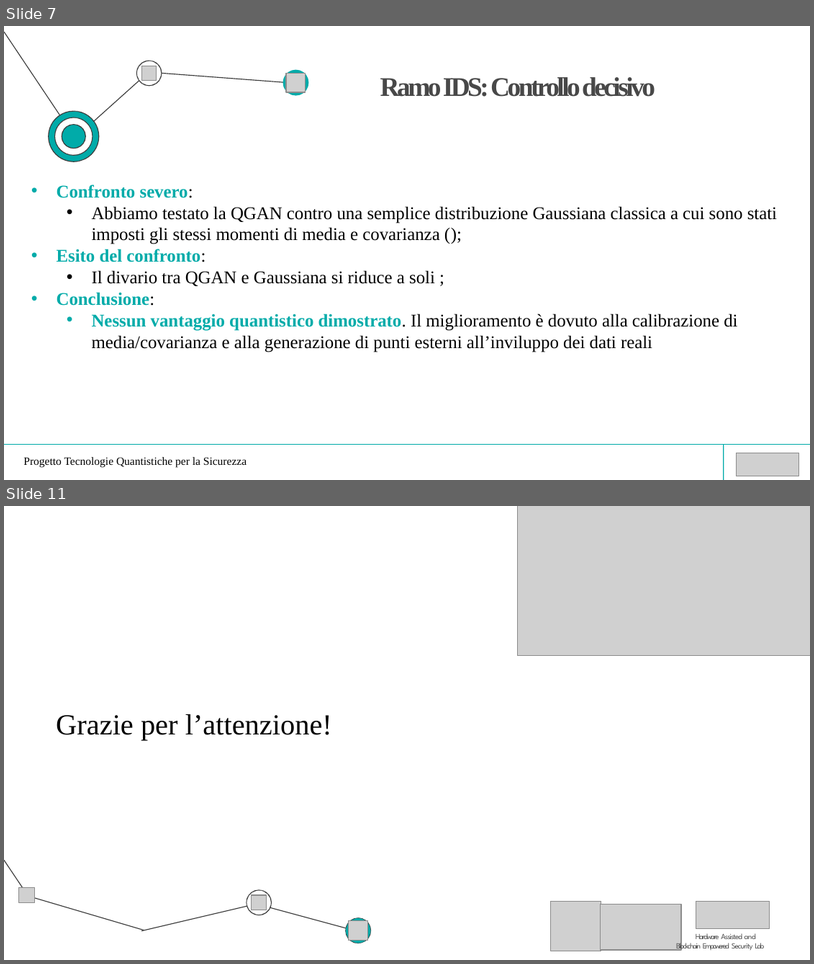
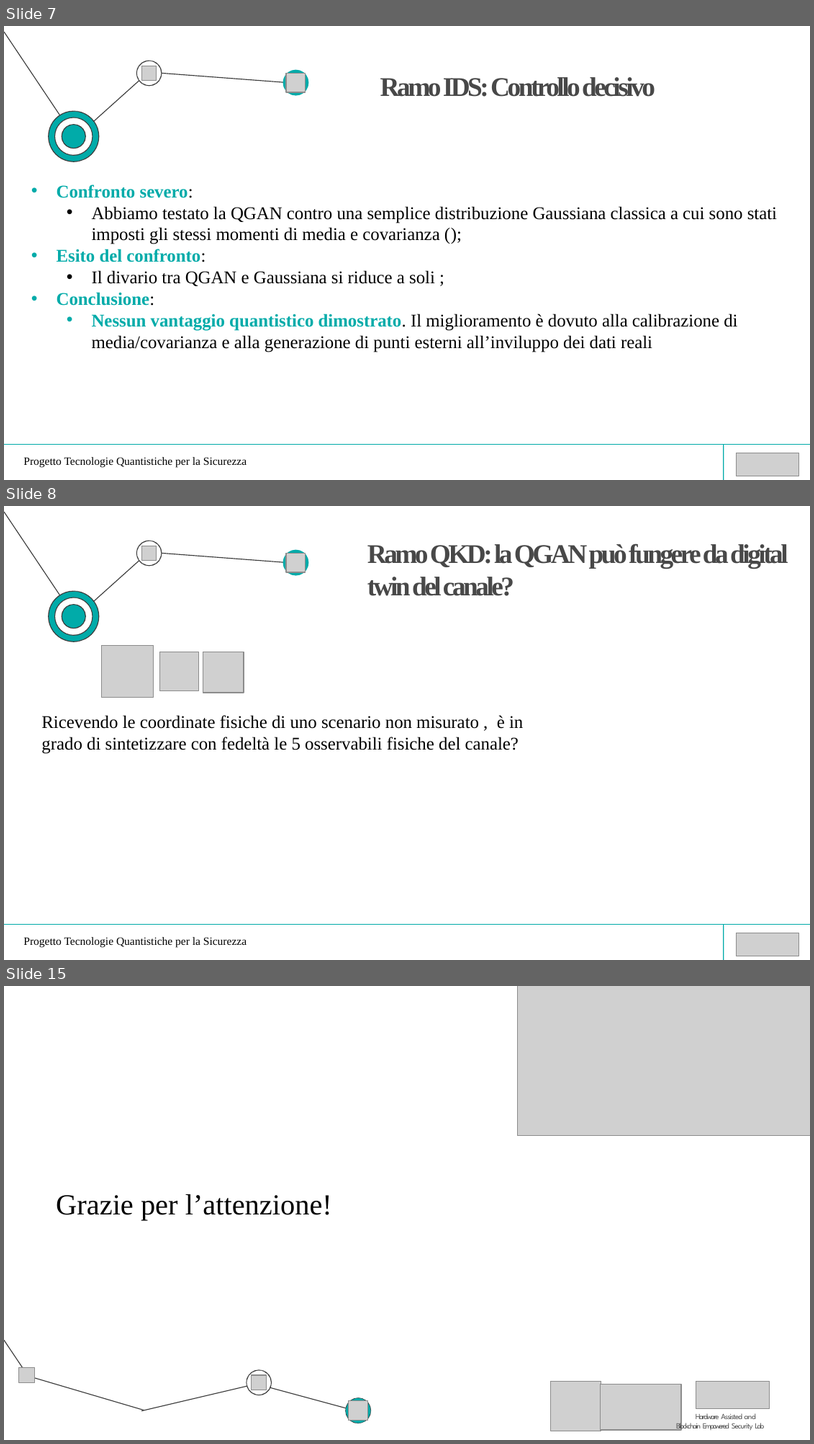
Before and after one commit to nf0101/qgan-qber, a slide deck: docs/presentazione.pptx. Shown one above the other, each under a label of ours: slides 7 and 11 before the commit, slides 7, 8 and 15 after it; the slides between them are not shown. The pictures are 814x964 and 814x1444 pixels, drawn with LibreOffice and Linux fonts; fonts in the diff are those of the drawing; grey boxes stand for pictures. Boxes give left, top, right and bottom in pixels: in the first picture for what was removed or moved away, otherwise in the second. Text is boxed around its words. In the diff, an @@ line names an element or a change of style, - is before the commit and + after.

```diff
--- a/docs/presentazione.pptx
+++ b/docs/presentazione.pptx
@@ slide 8 added at (4,506,810,960), background #FFFFFF @@
@@ title added at (368,543,788,596), 24 pt, text #484848, bold @@
+Ramo QKD: la QGAN può fungere da digital twin del canale?
@@ group added at (4,512,309,642): 10 freeform shapes, 2 pictures @@
@@ picture added at (102,646,153,697) @@
@@ picture added at (160,652,198,690) @@
@@ picture added at (203,652,244,693) @@
@@ text added at (41,715,523,754), 16 pt, text #000000 @@
+Ricevendo le coordinate fisiche di uno scenario non misurato , è in grado di sintetizzare con fedeltà le 5 osservabili fisiche del canale?
@@ freeform shape added at (4,924,810,924), outline #01ABA9 0.75 pt @@
@@ text added at (23,937,247,947), 10 pt, text #000000 @@
+Progetto Tecnologie Quantistiche per la Sicurezza
@@ freeform shape added at (723,924,724,959), fill #01ABA9 @@
@@ picture added at (736,932,799,956) @@
@@ what was slide 11 is now slide 15 @@
```
Also in this commit, not shown: 4 slides changed, 4 other slides added, 1 slide removed, 1 other file.
